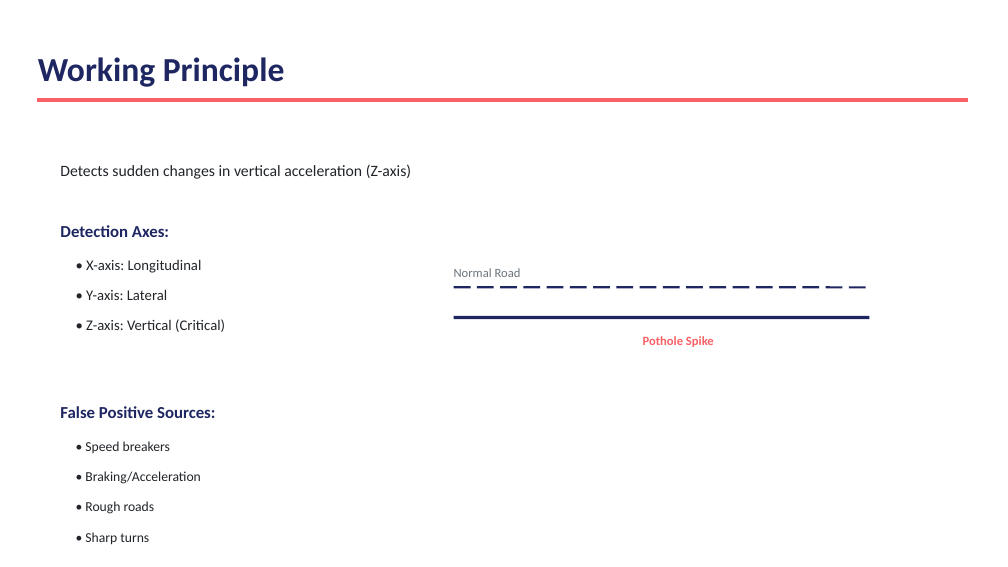
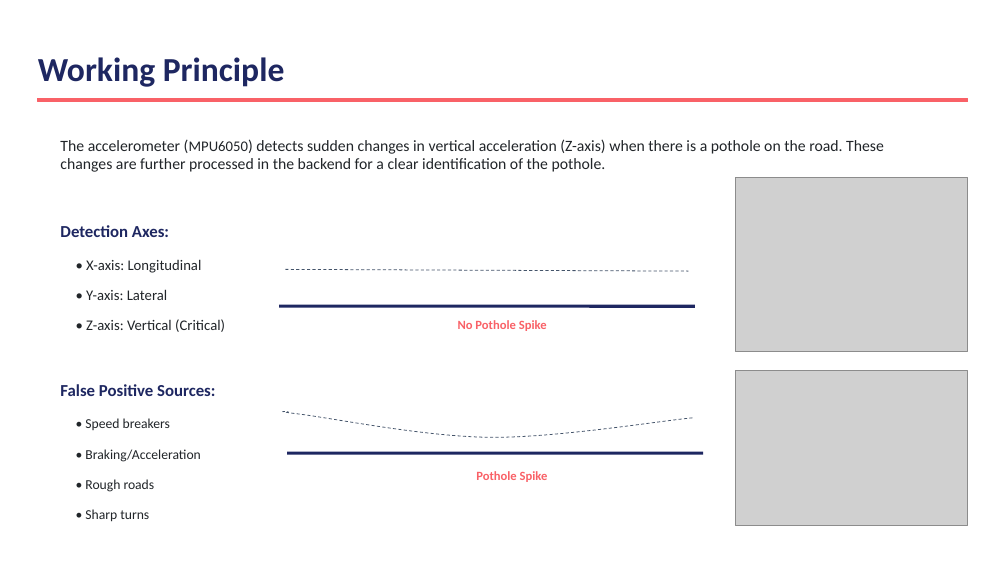
Before and after one commit to yahyazoom17/RPDS, a slide deck: slide 6 of pothole-review.pptx. Drawn at 1008x567 pixels with LibreOffice and Linux fonts; fonts in the diff are those of the drawing; grey boxes stand for pictures. Boxes give left, top, right and bottom in pixels: in the first picture for what was removed or moved away, otherwise in the second. Text is boxed around its words. In the diff, an @@ line names an element or a change of style, - is before the commit and + after.

```diff
--- a/pothole-review.pptx
+++ b/pothole-review.pptx
@@ text at box(60, 139, 884, 172): text changed @@
-Detects sudden changes in vertical acceleration (Z-axis)
+The accelerometer (MPU6050) detects sudden changes in vertical acceleration (Z-axis) when there is a pothole on the road. These changes are further processed in the backend for a clear identification of the pothole.
@@ picture added at box(735, 178, 968, 352) @@
@@ line added from (286, 269) to (689, 271), #44546A 0.75 pt dashed @@
@@ text removed at box(454, 268, 521, 277) @@
-Normal Road
@@ line removed from (454, 287) to (870, 287) @@
@@ line moved from (454, 318) - (870, 318) to (279, 306) - (695, 306) @@
@@ text added at box(458, 320, 547, 331), 12 pt, text #F96167, bold @@
+No Pothole Spike
@@ text "False Positive Sources:": place and size @@
-text "False Positive Sources:" at box(60, 406, 215, 418)
+text "False Positive Sources:" at box(60, 384, 215, 396)
@@ picture added at box(735, 371, 968, 526) @@
@@ freeform shape added at box(281, 411, 693, 437), outline #44546A 0.75 pt dashed @@
@@ text "• Braking/Acceleration": place and size @@
-text "• Braking/Acceleration" at box(85, 471, 200, 484)
+text "• Braking/Acceleration" at box(85, 449, 200, 462)
@@ line added from (287, 453) to (703, 453), #1E2761 3 pt @@
@@ text "Pothole Spike": place and size @@
-text "Pothole Spike" at box(643, 336, 714, 347)
+text "Pothole Spike" at box(476, 471, 548, 482)
@@ 3 texts: place and size @@
-3 texts at box(85, 441, 170, 545)
+3 texts at box(85, 418, 170, 522)
```
Also in this commit, not shown: 10 other slides changed, 2 slides removed, 24 other files.
